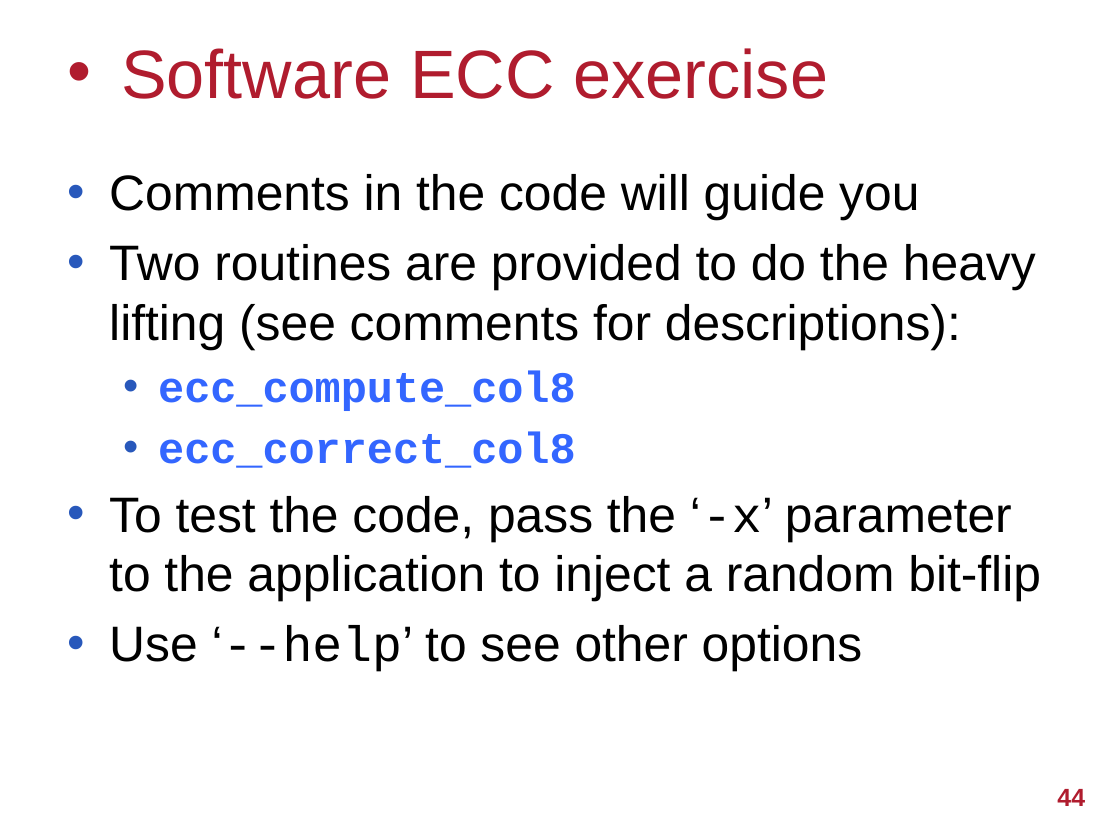
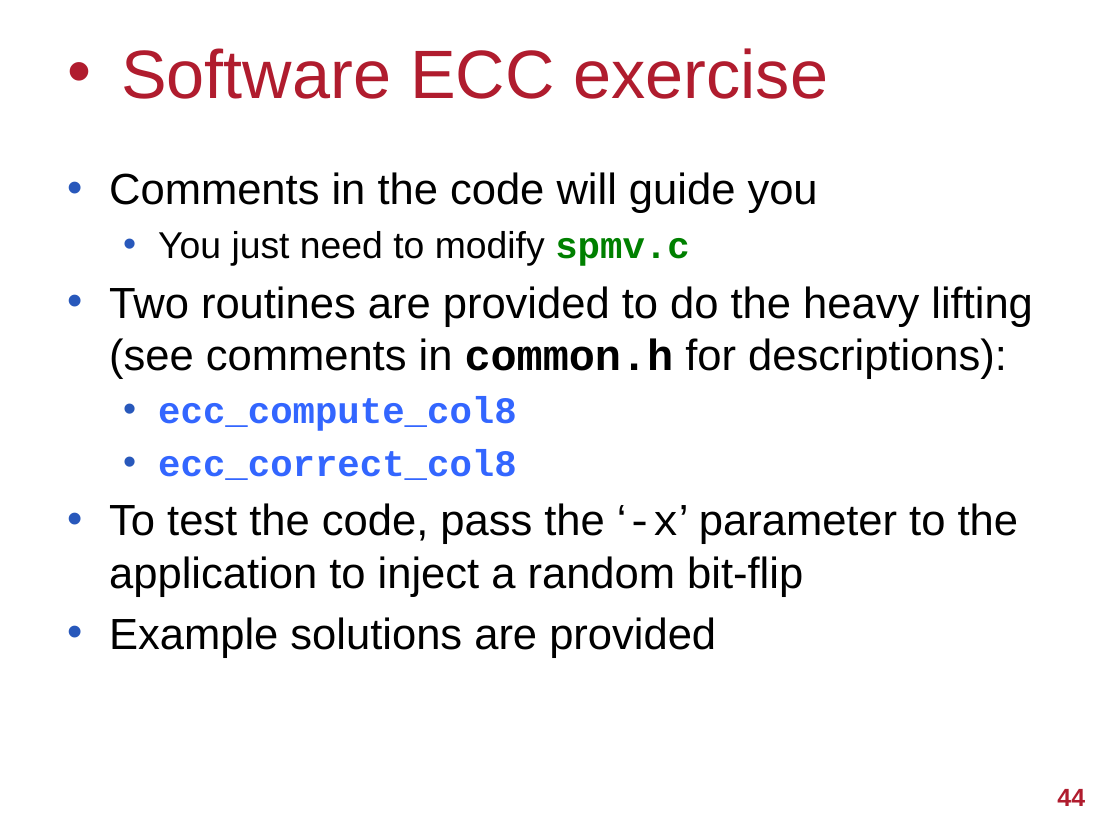
Before and after one commit to UoB-HPC/abft-training, a slide deck: slide 44 of sparse-abft.pptx. Drawn at 1120x840 pixels with LibreOffice and Linux fonts; fonts in the diff are those of the drawing; background and template pictures are left out. Boxes give left, top, right and bottom in pixels: in the first picture for what was removed or moved away, otherwise in the second. Text is boxed around its words. In the diff, an @@ line names an element or a change of style, - is before the commit and + after.

Commit message:
Update exercise description in slides

```diff
--- a/sparse-abft.pptx
+++ b/sparse-abft.pptx
@@ text at [109, 172, 1019, 597]: size 32 to 28 pt in "Comments in the code will guide you", "To test the code, pass the ‘-x’ ..."; size 28 to 24 pt in "ecc_compute_col8", "ecc_correct_col8" @@
@@ text at [109, 231, 1033, 379]: text changed; size 32 to 28 pt @@
-• Two routines are provided to do the heavy lifting (see comments for descriptions):
+  • You just need to modify spmv.c
+• Two routines are provided to do the heavy lifting (see comments in common.h for descriptions):
@@ text at [109, 617, 716, 658]: text changed; size 32 to 28 pt @@
-• Use ‘--help’ to see other options
+• Example solutions are provided
```
Also in this commit, not shown: 1 other slide changed.
